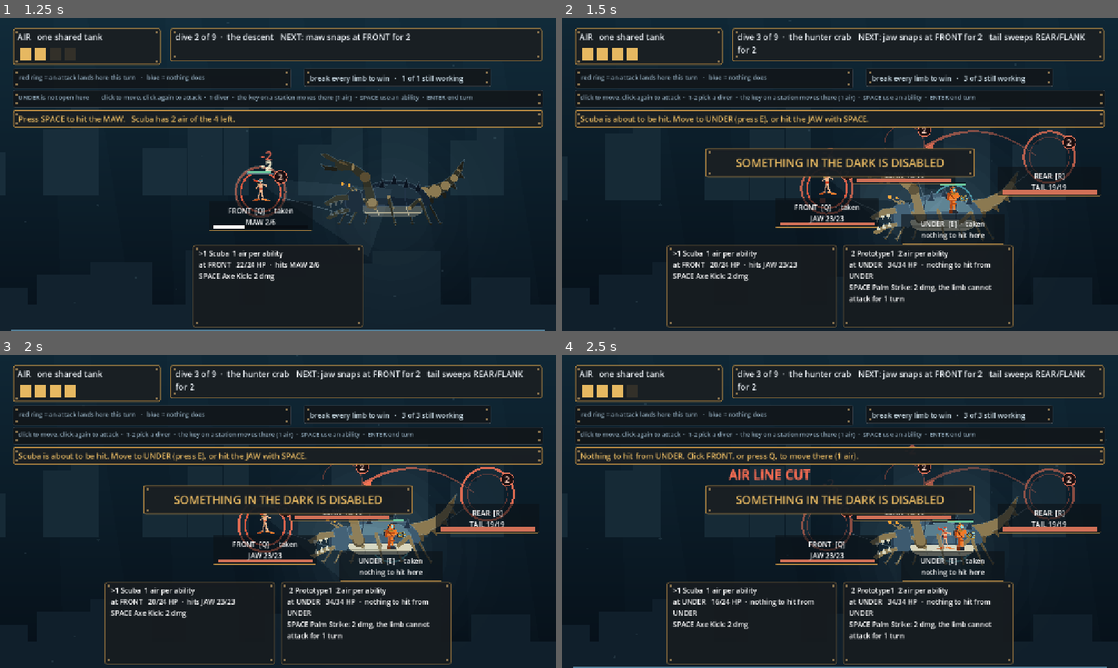
Above: before the commit, frames 1-4 (two rows, left to right).
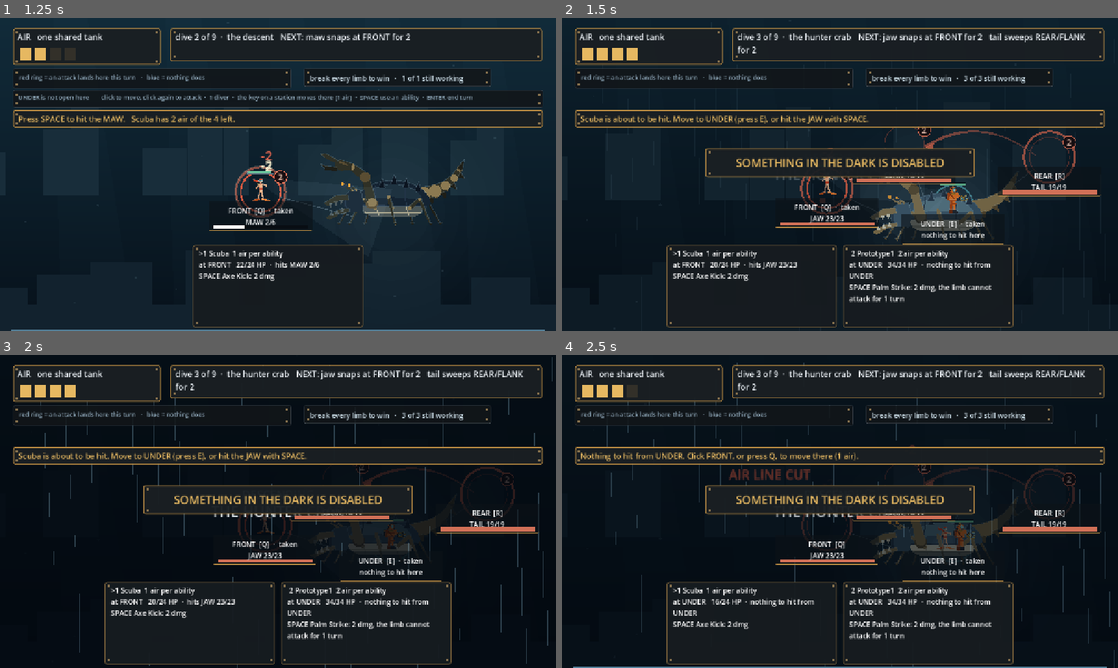
Above: after the commit, the same moments.

Repository: ImmortalDemonGod/salvage
Game: Godot game, scene res://game/main.tscn
The game is run twice, just before and just after one commit, with the same random seed, the same clock (stepped at 60 frames per second) and the same inputs.
Inputs (mouse positions are in pixels of both pictures, inside the frame that each line leads up to):
- Up to frame 1 (1.25 s): tap Enter at 0.5, 0.6 s; move the mouse to (400, 158) at 0.52 s; hold W from 0.53 s (still down); click (400, 158) at 0.67 s; tap Space at 0.77 s; tap E at 0.8 s
- Up to frame 2 (1.5 s): release W at 1.25 s; tap Enter at 1.25 s; drag from (728, 190) to (812, 237) at 1.27 s
- Up to frame 3 (2 s): no input
- Up to frame 4 (2.5 s): tap Enter at 2, 2.1 s; move the mouse to (895, 442) at 2.02 s; hold W from 2.03 s (still down); tap E at 2.3 s

Frame 1 is identical in both runs. In frame 2, 2.3% of the frame differs, in the area x 2-98%, y 23-72%; in frame 3, 22%, in the area x 0-100%, y 0-100%; in frame 4, 13%.

Commit message:
you go down between beats now
His first reaction on leaving the opening: we are just directly into the
fight, there should be some type of transition where we are diving, the
point is we immediately got into combat like whoa, what has just happened.

Between every beat the screen goes dark, silt tears upward past the
camera, and the place you are descending to is named on the way down. The
HUD hides for it, because a curtain with holes in it is not a curtain.

Diff:
--- a/game/main.gd
+++ b/game/main.gd
@@ -533,6 +533,11 @@
 		_stamp_title()
 	_clock += dt
 	fx.tick(dt)
+	if _dive > 0.0:
+		_dive -= dt
+		queue_redraw()
+		if _dive <= 0.0:
+			_refresh()
 	if _hold > 0.0:
 		_hold -= dt
 		if _hold <= 0.0:
@@ -624,6 +629,11 @@
 	return "Press ENTER to end the turn."
 
 # never leave the player holding a diver who cannot act
+func _hud(v: bool) -> void:
+	for c in get_children():
+		if c is Panel:
+			(c as Panel).visible = v
+
 func _auto_select() -> void:
 	if combat == null:
 		return
@@ -952,10 +962,13 @@
 # Winning cut straight to the next screen, so the moment you won was the
 # moment the thing you won against vanished. Hold it.
 var _hold := 0.0
+var _dive := 0.0        # seconds left of the descent between beats
 var _won := ""
 
 func _after() -> void:
 	if combat != null and combat.outcome != "ongoing":
+		_dive = 1.7
+		_hud(false)
 		_won = ("%s IS DISABLED" % String(combat.enc.get("title", "the enemy")).to_upper()) if combat.outcome == "victory" else "THE SQUAD IS LOST"
 		_hold = 2.6
 		run.advance()
@@ -1197,6 +1210,25 @@
 # an unfinished engine test and the enemy looked like it was floating in a
 # void. The last prototype had parallax, god rays and a mote field, and the
 # team's own comparison called this the single biggest step backwards.
+# the descent: what the story keeps saying happens between beats and the
+# game never showed. Silt tears upward, the light narrows, and the place
+# you are going is named on the way down.
+func _draw_dive(k: float) -> void:
+	var f: Font = ThemeDB.fallback_font
+	var w: Vector2 = size.max(DESIGN)
+	var fade: float = min(1.0, k * 2.2) if k < 0.5 else min(1.0, (1.0 - k) * 2.2)
+	draw_rect(Rect2(Vector2.ZERO, w), Color(0.01, 0.03, 0.055, 0.92 * fade))
+	for i in range(80):
+		var x: float = fmod(float(i) * 211.7, w.x)
+		var y: float = fmod(float(i) * 97.3 + (1.0 - k) * 2600.0, w.y)
+		var len: float = 30.0 + float(i % 5) * 26.0
+		draw_line(Vector2(x, y), Vector2(x, y + len), Color(0.62, 0.82, 0.92, 0.30 * fade), 2.0)
+	var b: Dictionary = run.current()
+	draw_string(f, Vector2(w.x * 0.5 - 300.0, w.y * 0.46), "DESCENDING",
+		HORIZONTAL_ALIGNMENT_CENTER, 600.0, 26, Color(0.72, 0.86, 0.92, fade))
+	draw_string(f, Vector2(w.x * 0.5 - 300.0, w.y * 0.46 + 42.0), String(b.get("title", "")).to_upper(),
+		HORIZONTAL_ALIGNMENT_CENTER, 600.0, 34, Color(0.92, 0.95, 0.97, fade))
+
 func _draw_water() -> void:
 	var d: float = _depth()
 	var w: Vector2 = size.max(DESIGN)
@@ -1482,6 +1514,8 @@
 	_draw_windup()
 	_draw_bars()
 	_draw_fx()
+	if _dive > 0.0:
+		_draw_dive(1.0 - clampf(_dive / 1.7, 0.0, 1.0))
 
 # --- the effects themselves, painted over the board ---------------------
 func _draw_fx() -> void:
